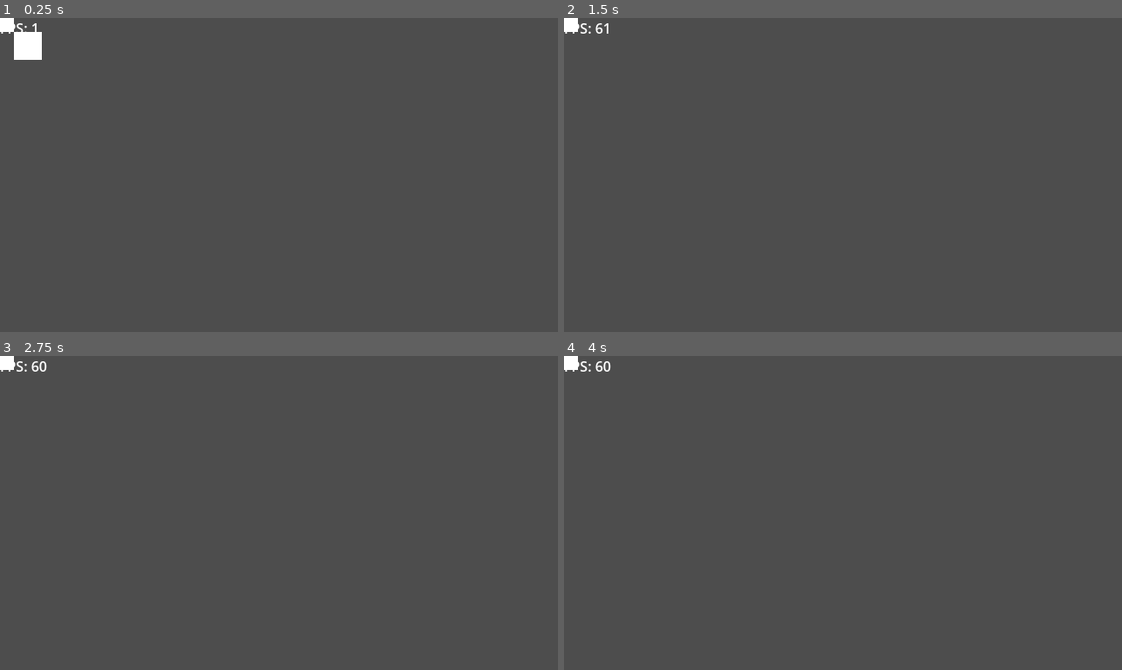
Above: before the commit, frames 1-4 (two rows, left to right).
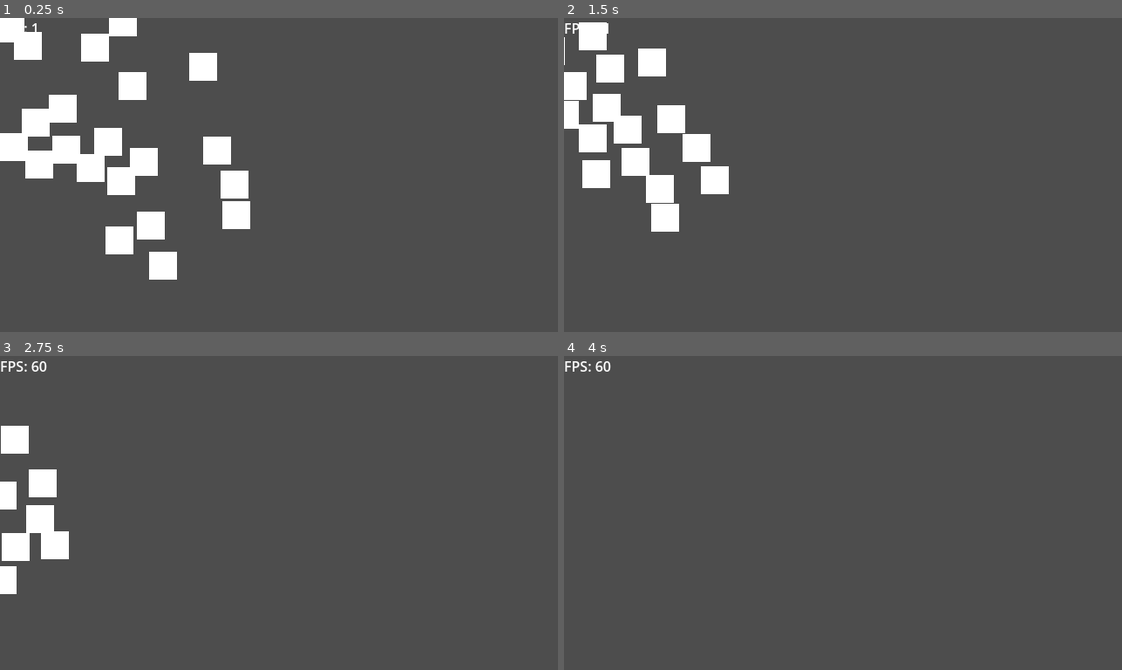
Above: after the commit, the same moments.

Repository: wesleyholiveira/osuml
Game: Godot game, scene res://main.tscn
The game is run twice, just before and just after one commit, with the same random seed, the same clock (stepped at 60 frames per second) and the same inputs.
Inputs:
- Up to frame 1 (0.25 s): no input
- Up to frame 2 (1.5 s): hold A (move_right) 0.53-1.28 s; hold S (move_down) from 1.28 s (still down)
- Up to frame 3 (2.75 s): release S (move_down) at 2.03 s; hold A (move_right) from 2.03 s (still down)
- Up to frame 4 (4 s): release A (move_right) at 2.78 s; hold W (move_up) 2.78-3.53 s; hold D (move_left) from 3.53 s (still down)

The runs differ from the first frame. In frame 1, 8.3% of the frame differs, in the area x 0-45%, y 0-84%; in frame 2, 6.4%; in frame 3, 2.8%; in frame 4, less than 0.1%.
Error before the commit: Parse Error: Class "Enemy" hides a global script class. (res://scenes/Enemy.gd:3)

Commit message:
feat: adiciona colisão entre inimigos

Diff:
--- a/scenes/Enemy.tscn
+++ b/scenes/Enemy.tscn
@@ -3,18 +3,28 @@
 [ext_resource type="PackedScene" uid="uid://lstlek8a38o" path="res://components/MovementComponent.tscn" id="1_1w35l"]
 [ext_resource type="Script" path="res://scenes/Enemy.gd" id="1_pn655"]
 
-[sub_resource type="CapsuleShape2D" id="CapsuleShape2D_iulic"]
+[sub_resource type="CircleShape2D" id="CircleShape2D_ms0ta"]
+radius = 16.0
 
 [sub_resource type="CanvasTexture" id="CanvasTexture_qonil"]
 
-[node name="Enemy" type="Area2D"]
+[node name="Enemy" type="RigidBody2D"]
+gravity_scale = 0.0
+max_contacts_reported = 4
+contact_monitor = true
 script = ExtResource("1_pn655")
 
 [node name="CollisionShape2D" type="CollisionShape2D" parent="."]
-shape = SubResource("CapsuleShape2D_iulic")
+shape = SubResource("CircleShape2D_ms0ta")
 
 [node name="Sprite2D" type="Sprite2D" parent="."]
 scale = Vector2(32, 32)
 texture = SubResource("CanvasTexture_qonil")
 
 [node name="MovementComponent" parent="." instance=ExtResource("1_1w35l")]
+
+[node name="VisibleOnScreenNotifier2D" type="VisibleOnScreenNotifier2D" parent="."]
+
+[connection signal="body_entered" from="." to="." method="_on_body_entered"]
+[connection signal="body_exited" from="." to="." method="_on_body_exited"]
+[connection signal="screen_exited" from="VisibleOnScreenNotifier2D" to="." method="_on_visible_on_screen_notifier_2d_screen_exited"]
--- a/scenes/enemy.gd
+++ b/scenes/enemy.gd
@@ -1,9 +1,10 @@
-extends Area2D
+extends RigidBody2D
 
-class_name Enemy
 
 @export var speed = 100
 @export var Target: Node2D = null
+
+var collision_radius = 16
 
 var counter = 0
 
@@ -11,8 +12,20 @@
 	pass
 
 func _process(delta):
-	if counter >= 40:
-		position = $MovementComponent.move(Target.position, speed * (delta * counter))
+	counter += 1
+	if counter >= 10:
+		move_and_collide($MovementComponent.move(Target.position, speed * (delta * counter)) - position)
 		counter = 0
 
-	counter += 1
+
+func _on_body_entered(body):
+	$CollisionShape2D.shape.radius = collision_radius * 1.1
+	pass
+
+func _on_body_exited(body):
+	$CollisionShape2D.shape.radius = collision_radius
+	pass # Replace with function body.
+
+func _on_visible_on_screen_notifier_2d_screen_exited():
+	queue_free()
+	pass # Replace with function body.
